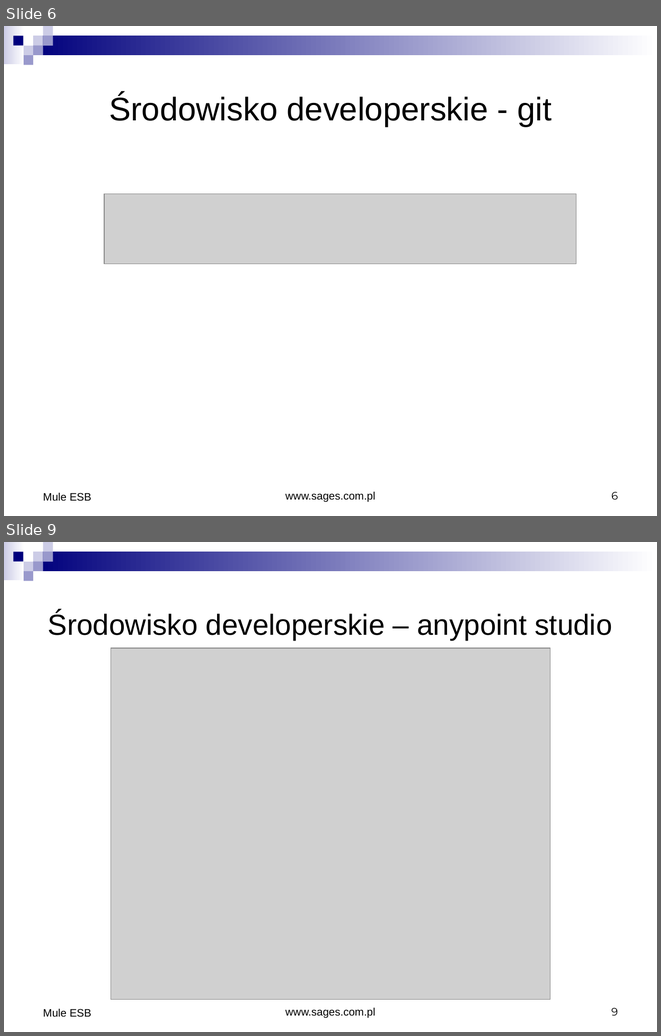
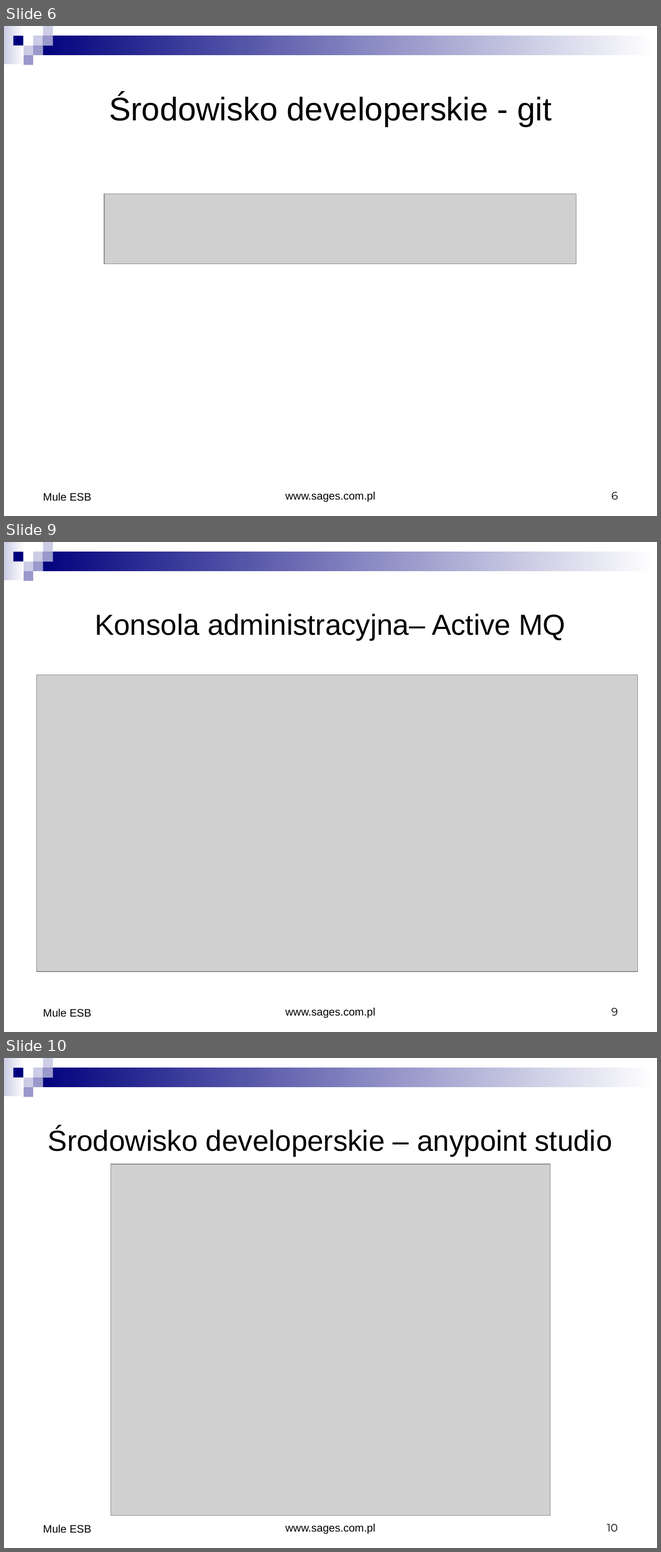
Before and after one commit to pawelpietrasz/resources, a slide deck: Rozdział 2/2.pptx. Shown one above the other, each under a label of ours: slides 6 and 9 before the commit, slides 6, 9 and 10 after it; the slides between them are not shown. The pictures are 661x1036 and 661x1552 pixels, drawn with LibreOffice and Linux fonts; fonts in the diff are those of the drawing; grey boxes stand for pictures. Boxes give left, top, right and bottom in pixels: in the first picture for what was removed or moved away, otherwise in the second. Text is boxed around its words. In the diff, an @@ line names an element or a change of style, - is before the commit and + after.

```diff
--- a/Rozdział 2/2.pptx
+++ b/Rozdział 2/2.pptx
@@ slide 9 added at [4,542,657,1032], background #FFFFFF; not listed: 9 template elements that a slide beside it also shows @@
@@ text added at [95,614,565,640], 32 pt, text #000000 @@
+Konsola administracyjna– Active MQ
@@ picture added at [37,674,637,971] @@
@@ text added at [43,1008,91,1017], 12 pt, text #000000 @@
+Mule ESB
@@ text added at [285,1007,376,1017], 12 pt, text #000000 @@
+www.sages.com.pl
@@ page number added at [611,1007,618,1015], 12 pt, text #000000 @@
+9
@@ what was slide 9 is now slide 10 @@
@@ page number at [607,1523,618,1531]: text changed @@
-9
+10
```
Also in this commit, not shown: 3 slides changed, 1 other slide added.
